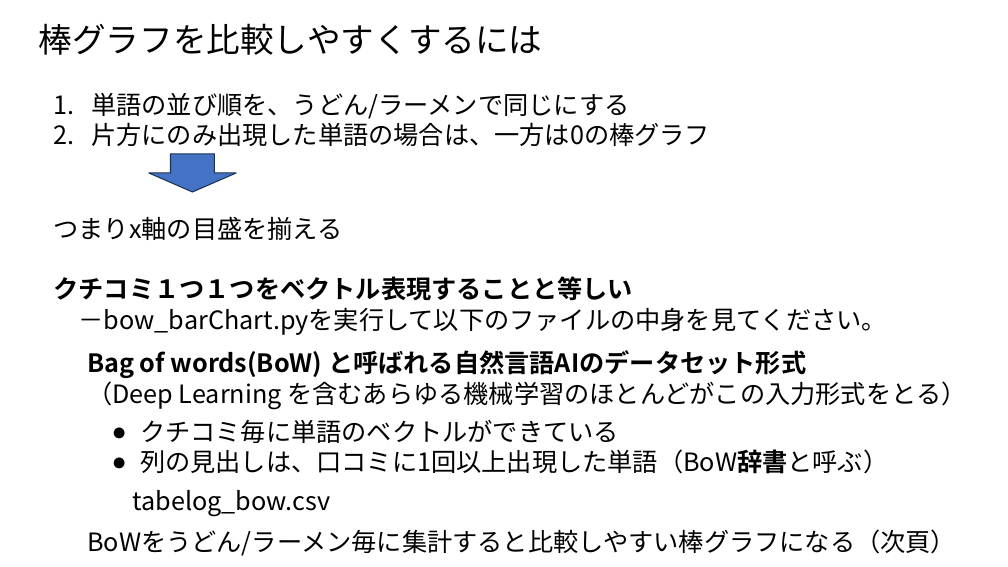
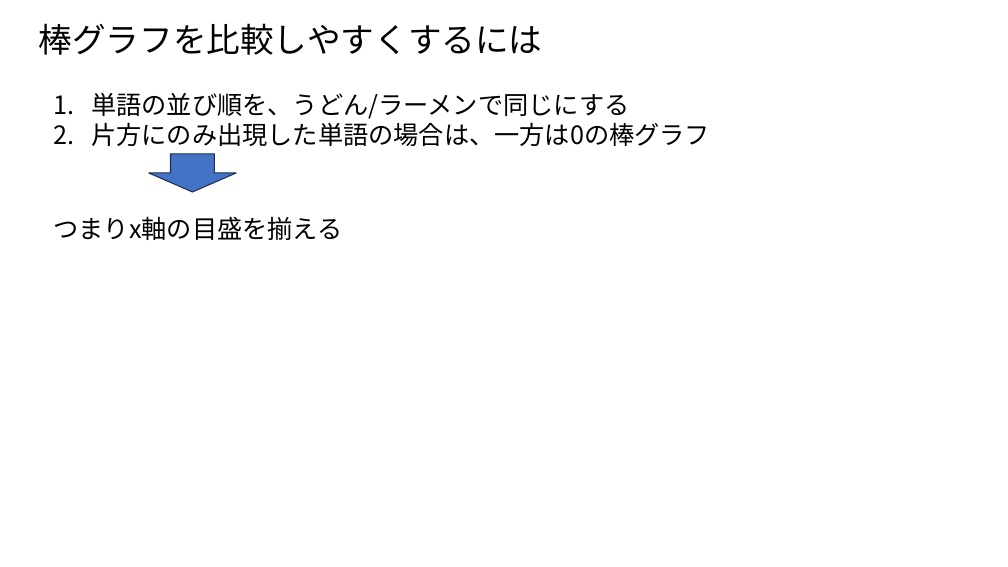
Before and after one commit to ueharaLab/NLP3_BoW, a slide deck: slide 3 of textmining3 BOW.pptx. Drawn at 1008x567 pixels with LibreOffice and Linux fonts; fonts in the diff are those of the drawing. Boxes give left, top, right and bottom in pixels: in the first picture for what was removed or moved away, otherwise in the second. Text is boxed around its words. In the diff, an @@ line names an element or a change of style, - is before the commit and + after.

```diff
--- a/textmining3 BOW.pptx
+++ b/textmining3 BOW.pptx
@@ text removed at <box>53,276,887,335</box> @@
-クチコミ１つ１つをベクトル表現することと等しい
-－bow_barChart.pyを実行して以下のファイルの中身を見てください。
@@ text removed at <box>87,350,967,410</box> @@
-Bag of words(BoW) と呼ばれる自然言語AIのデータセット形式
-（Deep Learning を含むあらゆる機械学習のほとんどがこの入力形式をとる）
@@ text removed at <box>140,420,888,474</box> @@
-● クチコミ毎に単語のベクトルができている
-● 列の見出しは、口コミに1回以上出現した単語（BoW辞書と呼ぶ）
@@ text removed at <box>133,490,331,517</box> @@
-tabelog_bow.csv
@@ text removed at <box>87,529,956,556</box> @@
-BoWをうどん/ラーメン毎に集計すると比較しやすい棒グラフになる（次頁）
```
Also in this commit, not shown: 3 other slides changed, 3 slides added, 2 other files.
